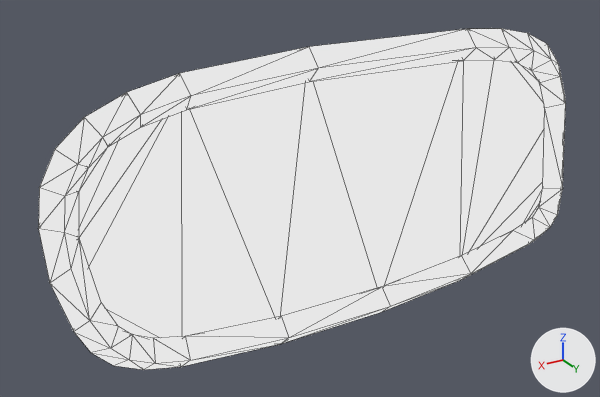
Renders of the Blender file Resources/letter_wordballoon.010.blend from each side of a commit.
Camera for both pictures: a 50 mm camera at (0.379, 0.558, 0.284) aimed at (0.03, -0.025, -0.007). The axes (+X, +Y, +Z) are drawn at lower right. The lights are the same throughout. Mesh edges are drawn as thin lines.

The scene before the commit, as lines of its bpy script (objects in view):
```python
me_circle = bpy.data.meshes.new('Circle')
me_circle.from_pydata([(-0.077, 0.0, 0.122), (-0.031, 0.0, -0.125), (0.203, 0.0, 0.124), (0.288, 0.0, 0.073), (-0.219, 0.0, 0.111), (-0.233, 0.0, 0.003), (-0.219, 0.0, -0.101), (-0.243, 0.0, -0.074), (0.218, 0.0, -0.113), (0.262, 0.0, -0.071)], [], [(1, 8, 9, 3, 2, 0, 4, 5, 7, 6)])
me_circle.materials.append(mat_white)
me_circle.materials.append(mat_black)
me_circle.materials.append(mat_outer_white)
ob_wordballoon = bpy.data.objects.new('Wordballoon', me_circle)
ob_wordballoon.location = (-0.0254, 0.0, -0.0011)
_m = ob_wordballoon.modifiers.new('Subdivision', 'SUBSURF')
_m.levels = 3
_m.render_levels = 3
_m = ob_wordballoon.modifiers.new('Decimate', 'DECIMATE')
_m.decimate_type = 'DISSOLVE'
_m.angle_limit = 0.0524
_m = ob_wordballoon.modifiers.new('Wireframe', 'WIREFRAME')
_m.thickness = 0.0173
_m.offset = -0.0354
_m.use_replace = False
_m.use_boundary = True
_m.material_offset = 1
_m = ob_wordballoon.modifiers.new('Triangulate', 'TRIANGULATE')
_m.quad_method = 'FIXED'
_m = ob_wordballoon.modifiers.new('Solidify', 'SOLIDIFY')
_m.thickness = -0.004
_m.material_offset = 2
_m.use_even_offset = True
_m.use_flip_normals = True
_m = ob_wordballoon.modifiers.new('Weld', 'WELD')
_m.merge_threshold = 0.0045
_m = ob_wordballoon.modifiers.new('Decimate.001', 'DECIMATE')
_m.decimate_type = 'DISSOLVE'
_m.ratio = 0.608
_m.angle_limit = 0.0681
_m.use_collapse_triangulate = True
_m = ob_wordballoon.modifiers.new('Decimate.002', 'DECIMATE')
_m.ratio = 0.842
_m.use_collapse_triangulate = True
```
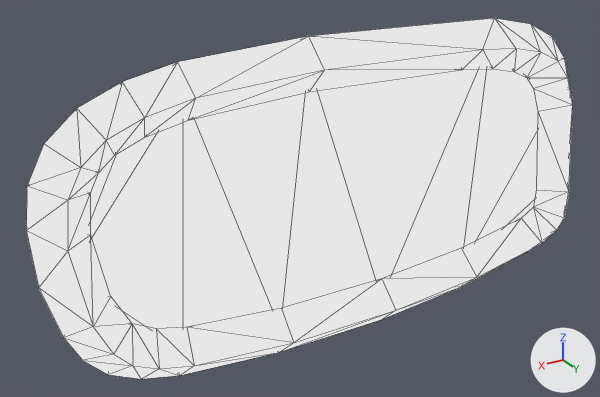
Changed parts and their boxes [x1, y1, x2, y2] in the pictures (600 x 397 px):
'Wordballoon', modifiers changed
    before: [38, 28, 566, 370]
    after: [26, 18, 573, 379]

The change, as a list of edits to the scene's bpy script:
```text
Change ob_wordballoon:
    where _m = ob_wordballoon.modifiers.new('Solidify', 'SOLIDIFY')
    _m.thickness: -0.004 -> -0.01
```
